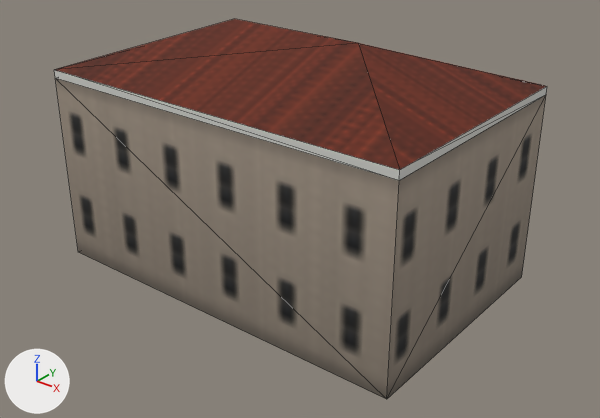
The glTF model assets/coronado_kit/buildings/apartments/apt_stucco3_peach/apartment_apt_stucco3_peach_far.glb, before and after one commit.
Camera for both pictures: a 50 mm camera at (23.1, -28.4, 20.8) aimed at (1.0, -0.8, 3.7). The axes (+X, +Y, +Z) are drawn at lower left. The lights are the same throughout. The picture after the commit comes second. Mesh edges are drawn as thin lines. Vertices at exactly the same position are counted once.

Names of what the first picture shows: 'apartment_apt_stucco3_peach_far'.
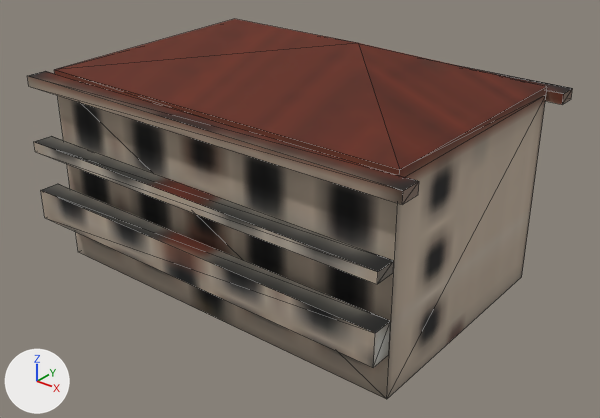
Location of each change, (x1, y1, x2, y2) in pixels of the pictures (600 x 418 px):
'apartment_apt_stucco3_peach_far', surface changed, reshaped (11% wider)
    before: (54, 19, 547, 399)
    after: (27, 19, 573, 399)
part 1 of me_apartment_apt_stucco3_peach_far, added
    after: (27, 65, 573, 368)
part 2 of me_apartment_apt_stucco3_peach_far, surface changed
    both: (54, 22, 547, 399)
part 3 of me_apartment_apt_stucco3_peach_far, recoloured
    both: (55, 22, 546, 399)

The change, as a list of edits to the scene's bpy script:
```text
Add img_bld_lod_color_png:
    img_bld_lod_color_png = load_image('bld_lod_color.png', '../../../textures/bld_lod_color.png', 2048, 2048, 'sRGB')
Change mat_bld_far:
    where n0 = _N.new('ShaderNodeBsdfPrincipled'); n0.name = 'Principled BSDF'
    n0.inputs[2].default_value: 0.9 -> 0.85  # 'Roughness'
    where n4 = _N.new('ShaderNodeTexImage'); n4.name = 'Image Texture'
    n4.image: img_far_color_png -> img_bld_lod_color_png
    add n4.extension = 'EXTEND'
Change me_apartment_apt_stucco3_peach_far:
    used by ob_apartment_apt_stucco3_peach_far; location = (0.0, 0.0, 0.0)
    remove me_apartment_apt_stucco3_peach_far.from_pydata(...)  # 14 vertices, 22 faces; spans x -9.5..9.5, y -6.0..6.0, z 0.0..11.9
    add me_apartment_apt_stucco3_peach_far.from_pydata(...)  # 54 vertices, 72 faces; spans x -10.2..10.3, y -7.5..7.0, z 0.0..11.9
    me_apartment_apt_stucco3_peach_far part 1
    20 vertices are added at x -10.2..10.3, y -7.5..6.0, z 0.0..9.5
    20 new vertices lie (0.0, 1.0, 0.0) away from vertices in x -10.2..10.3, y -7.5..6.0, z 0.0..9.5
    50 new faces join them
    me_apartment_apt_stucco3_peach_far part 2: 22 kept faces spanning x -9.5..9.5, y -6.0..6.0, z 0.0..11.9 get new texture (UV) coordinates
    me_apartment_apt_stucco3_peach_far part 3: 14 kept faces spanning x -9.5..9.5, y -6.0..6.0, z 0.0..11.9 get new vertex colours
```
